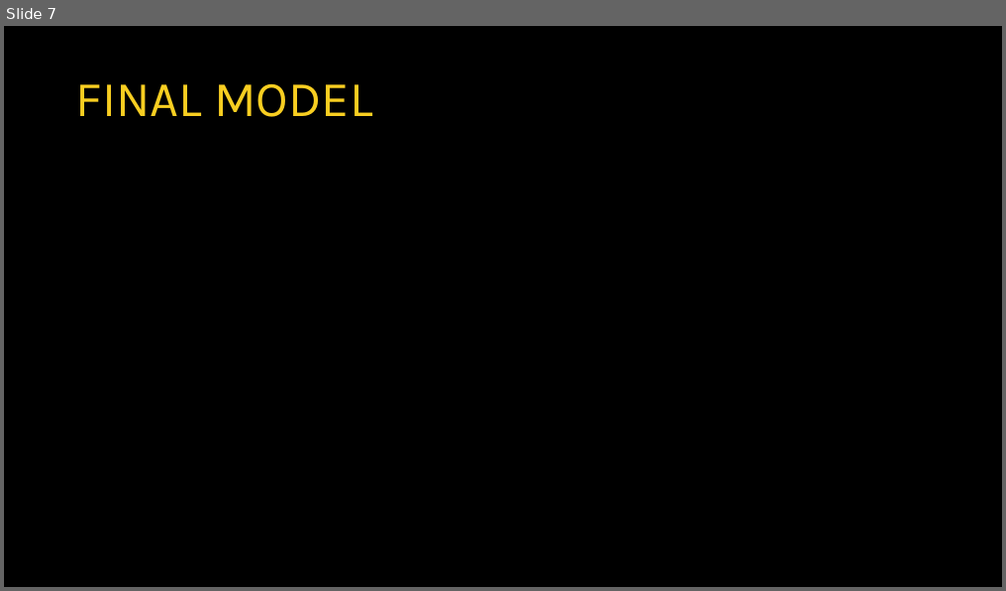
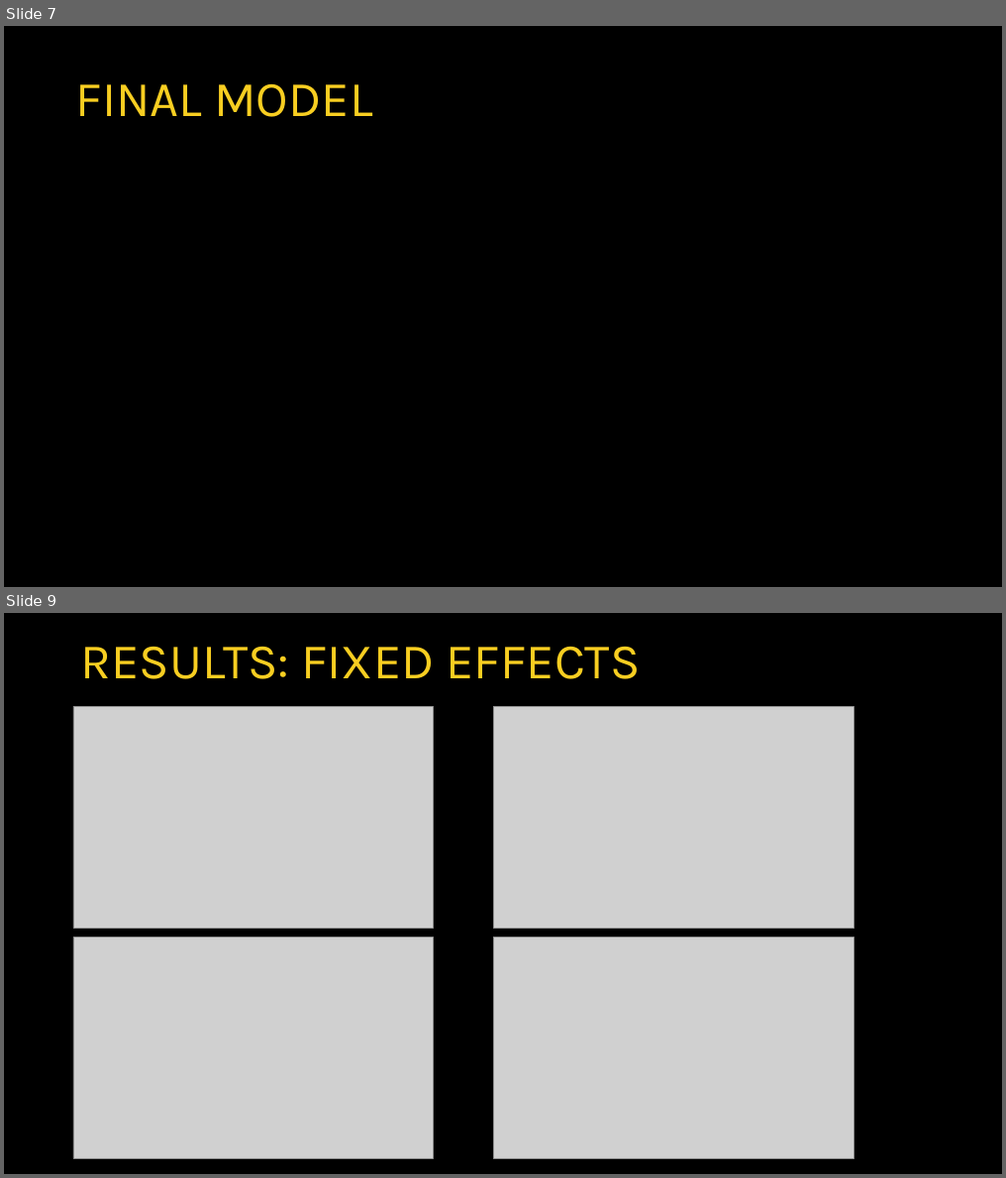
Before and after one commit to satvikk/StarTrek_StatsFinalProject, a slide deck: presentation/satvikkishoew_finalproj.pptx. Shown one above the other, each under a label of ours: slide 7 before the commit, slides 7 and 9 after it; the slides between them are not shown. The pictures are 1006x591 and 1006x1178 pixels, drawn with LibreOffice and Linux fonts; fonts in the diff are those of the drawing; grey boxes stand for pictures. Boxes give left, top, right and bottom in pixels: in the first picture for what was removed or moved away, otherwise in the second. Text is boxed around its words. In the diff, an @@ line names an element or a change of style, - is before the commit and + after.

```diff
--- a/presentation/satvikkishoew_finalproj.pptx
+++ b/presentation/satvikkishoew_finalproj.pptx
@@ slide 9 added at [4, 613, 1002, 1174], background #000000 @@
@@ text added at [81, 646, 641, 679], 48 pt, text #F8CE21 @@
+RESULTS: FIXED EFFECTS
@@ picture added at [73, 707, 433, 929] @@
@@ picture added at [494, 707, 853, 929] @@
@@ picture added at [73, 937, 433, 1159] @@
@@ picture added at [494, 937, 853, 1159] @@
```
Also in this commit, not shown: 1 slide changed, 2 other slides added, 1 slide removed, 11 other files.
